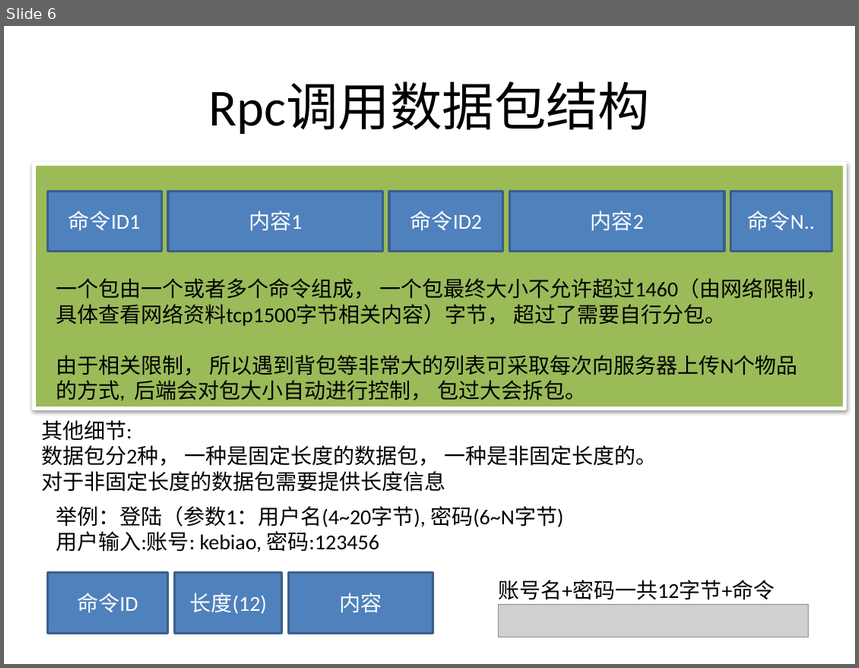
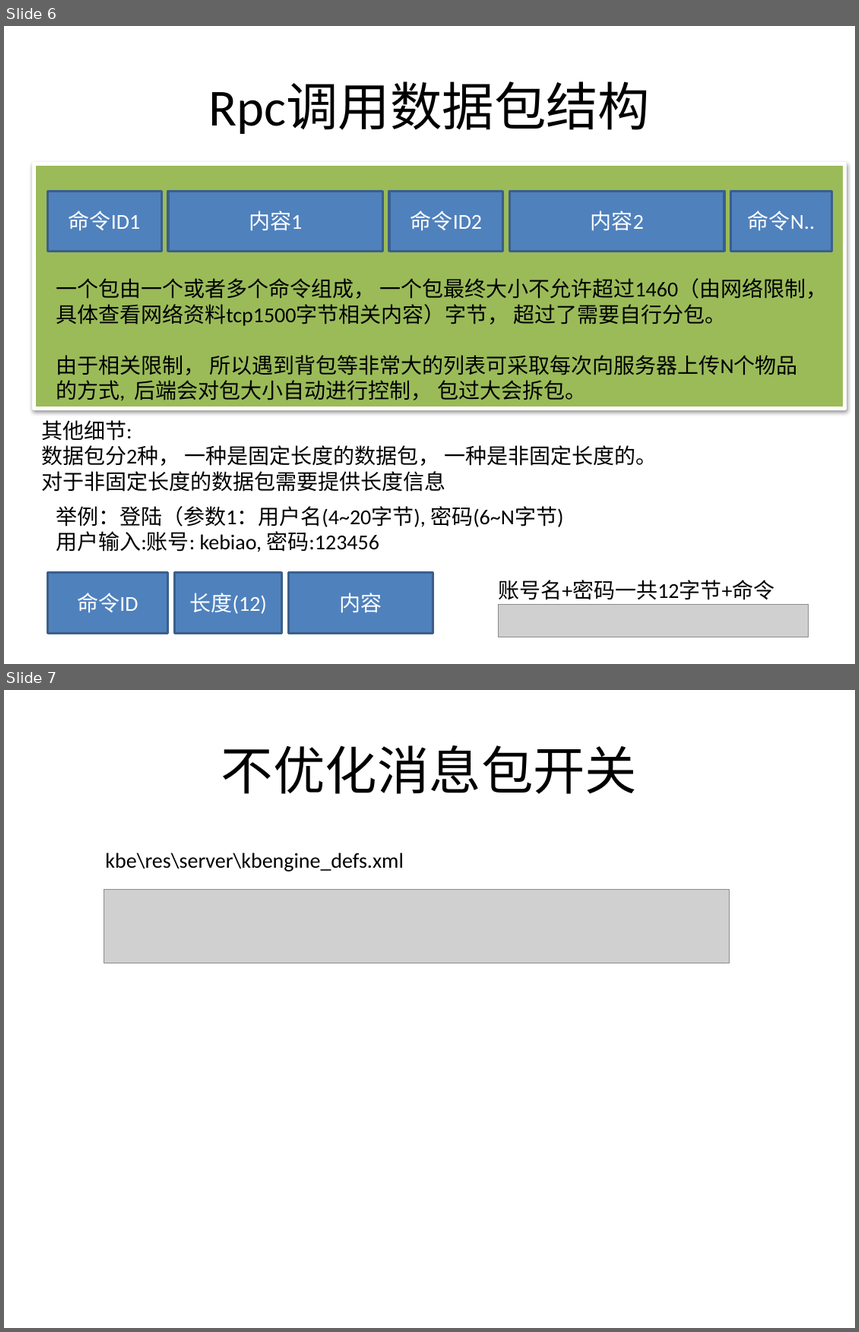
Before and after one commit to kbengine/kbengine, a slide deck: kbe/doc/server_overview.pptx. Shown one above the other, each under a label of ours: slide 6 before the commit, slides 6 and 7 after it. The pictures are 859x668 and 859x1332 pixels, drawn with LibreOffice and Linux fonts; fonts in the diff are those of the drawing; grey boxes stand for pictures. Boxes give left, top, right and bottom in pixels: in the first picture for what was removed or moved away, otherwise in the second. Text is boxed around its words. In the diff, an @@ line names an element or a change of style, - is before the commit and + after.

```diff
--- a/kbe/doc/server_overview.pptx
+++ b/kbe/doc/server_overview.pptx
@@ slide 7 added at [4,690,855,1328], background #FFFFFF @@
@@ title added at [221,745,637,794], 44 pt, text #000000 @@
+不优化消息包开关
@@ text added at [105,853,403,872], 18 pt, text #000000 @@
+kbe\res\server\kbengine_defs.xml
@@ picture added at [104,889,729,962] @@
```
Also in this commit, not shown: 1 other slide added, 2 other files.
